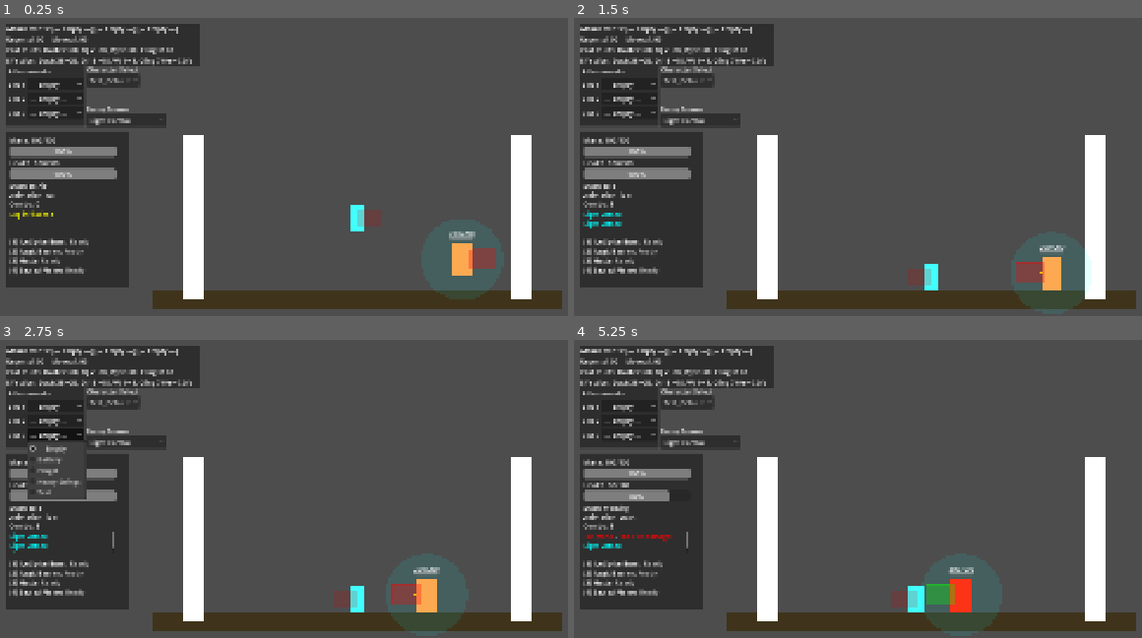
Above: before the commit, frames 1-4 (two rows, left to right).
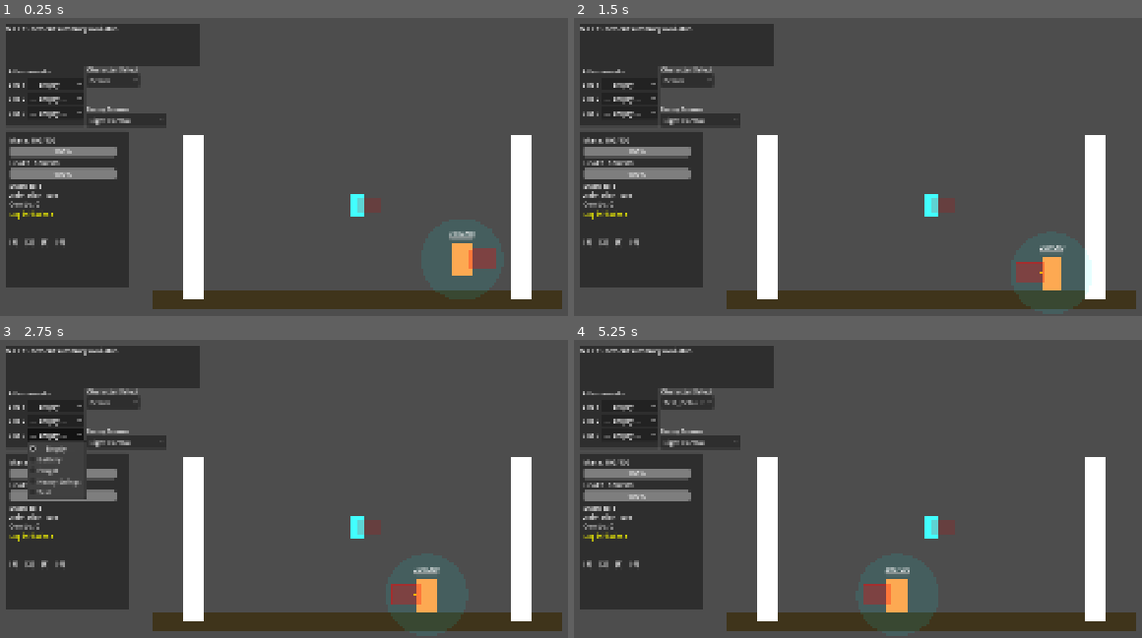
Above: after the commit, the same moments.

Repository: Korasyl/ManaBrawl
Game: Godot game, scene res://scenes/test_environment/test_environment.tscn
Two runs of this game, one before a commit and one after it. Both use one fixed random seed, a clock stepped at 60 frames per second and the inputs below.
Inputs (mouse positions are in pixels of both pictures, inside the frame that each line leads up to):
- Up to frame 1 (0.25 s): no input
- Up to frame 2 (1.5 s): click "— Empty —" at 0.5 s; click "— Empty —" at 1.25 s
- Up to frame 3 (2.75 s): click "— Empty —" at 2 s
- Up to frame 4 (5.25 s): click "Test_Default" (after the commit: "Fervor") at 2.75 s; click "Light Combo" at 3.5 s; move the mouse to (1102, 393) at 4.27 s; press the mouse at (1102, 393) at 4.28 s; hold D (move_right) from 4.28 s (still down); tap W (jump) at 4.52 s; right-click (1102, 393) at 4.55 s; move the mouse to (772, 438) at 5.02 s; release the mouse at (772, 438) at 5.03 s; right-click (772, 438) at 5.1 s

The runs differ from the first frame. In frame 1, 2.6% of the frame differs, in the area x 1-68%, y 2-86%; in frame 2, 3.0%; in frame 3, 3.0%; in frame 4, 4.8%, in the area x 1-71%, y 2-92%.
Error after the commit: Parse Error: Cannot infer the type of "dir" variable because the value doesn't have a set type. (res://characters/player.gd:1364)

Commit message:
Fix Fervor Cauterizing Fire ranged attack and add modular targeted delivery system
The core issue was that handle_ranged_mode() always called fire_projectile()
regardless of mode_type, so Cauterizing Fire fired a 0-damage projectile with
no DOT/HOT instead of using the targeted ranged system.

Bug fixes:
- Dispatch ranged fire by mode_type (free_aim/targeted) in handle_ranged_mode()
- Fix _get_ranged_target_near_cursor() self-exclusion when allow_self=false
- Fix _spawn_spell_scene() extra_ctx merge only happening when target non-null
- Add training dummy to "training_dummy" group, give it StatusEffectManager
  and apply_healing() so DOT/HOT effects can be tested

Modular groundwork for future unique ranged attacks:
- Add targeted_delivery ("apply_at_target"/"projectile") and
  targeted_homing_turn_speed fields to RangedModeData
- Extract _apply_targeted_ranged_effects() helper for reuse by both instant
  and projectile delivery paths
- Add _fire_targeted_ranged_projectile() for homing projectile delivery mode
- Add on_hit Callable and hit_only_homing_target to Projectile for custom
  impact behavior without modifying core projectile logic
- Add targeted mode visual indicator in _draw() (green=ally, red=enemy)

https://claude.ai/code/session_01SChPjX9GVABhxXu9xrWcGW

Diff:
--- a/characters/player.gd
+++ b/characters/player.gd
@@ -1253,7 +1253,14 @@
 
 		# Fire on LMB (only if no spell queued)
 		if Input.is_action_just_pressed("light_attack") and ranged_cooldown_timer <= 0 and queued_spell_index < 0:
-			fire_projectile(mode)
+			match mode.mode_type:
+				"free_aim":
+					fire_projectile(mode)
+				"targeted":
+					if _fire_targeted_ranged(mode):
+						ranged_cooldown_timer = mode.fire_cooldown
+						if debug_hud:
+							debug_hud.log_action("[color=yellow]%s[/color]" % mode.mode_name)
 	else:
 		is_in_ranged_mode = false
 
@@ -1289,6 +1296,8 @@
 	for candidate in candidates:
 		if candidate == null or not is_instance_valid(candidate):
 			continue
+		if candidate == self:
+			continue  # Self-targeting handled separately below via allow_self
 		if not ("team_id" in candidate):
 			continue
 		if not (candidate is Node2D):
@@ -1318,6 +1327,17 @@
 	if (not is_target_ally) and not mode.targeted_affect_enemies:
 		return false
 
+	if mode.targeted_delivery == "projectile":
+		_fire_targeted_ranged_projectile(mode, target)
+	else:
+		_apply_targeted_ranged_effects(mode, target)
+
+	return true
+
+## Apply a targeted ranged mode's burst + DOT/HOT effects to a target.
+## Extracted as a helper so both instant and projectile delivery can use it.
+func _apply_targeted_ranged_effects(mode: RangedModeData, target: Node) -> void:
+	var is_target_ally: bool = is_ally(target)
 	var effect_id: String = mode.targeted_effect_id if mode.targeted_effect_id != "" else mode.mode_name.to_lower().replace(" ", "_")
 	var ctx := {
 		ContextKeys.SOURCE: self,
@@ -1338,7 +1358,29 @@
 		if mode.targeted_dot_duration > 0.0 and mode.targeted_dot_damage_per_second > 0.0 and "status_effects" in target and target.status_effects:
 			target.status_effects.apply_effect(StatusEffect.Type.BURNING, mode.targeted_dot_duration, self, mode.targeted_dot_damage_per_second, effect_id + "_burn")
 
-	return true
+## Fire a homing projectile that delivers targeted ranged mode effects on hit.
+## Used when RangedModeData.targeted_delivery == "projectile".
+func _fire_targeted_ranged_projectile(mode: RangedModeData, target: Node) -> void:
+	var dir := (target.global_position - global_position).normalized()
+	var scene := mode.projectile_scene if mode.projectile_scene else projectile_scene
+	var proj = scene.instantiate()
+	proj.global_position = _get_projectile_spawn_base() + dir * 40
+	proj.direction = dir
+	proj.speed = mode.projectile_speed
+	proj.damage = mode.targeted_burst_damage
+	proj.damage_type = mode.damage_type
+	proj.interrupt_type = mode.interrupt_type
+	proj.source = self
+	proj.team_id = team_id
+	if proj is Projectile:
+		proj.homing_target = target if target is Node2D else null
+		proj.homing_turn_speed = mode.targeted_homing_turn_speed
+		proj.hit_only_homing_target = true
+		proj.on_hit = func(hit_body: Node) -> void:
+			_apply_targeted_ranged_effects(mode, hit_body)
+	get_tree().current_scene.add_child(proj)
+	if proj.has_node("ColorRect"):
+		proj.get_node("ColorRect").color = mode.projectile_color
 
 func _get_projectile_spawn_base() -> Vector2:
 	return global_position + projectile_spawn_offset
@@ -1716,8 +1758,8 @@
 		}
 		if target:
 			ctx[ContextKeys.CAST_TARGET] = target
-			for k in extra_ctx.keys():
-				ctx[k] = extra_ctx[k]
+		for k in extra_ctx.keys():
+			ctx[k] = extra_ctx[k]
 		entity.initialize(ctx)
 
 	get_tree().current_scene.add_child(entity)
@@ -1876,6 +1918,19 @@
 		return
 
 	if is_in_ranged_mode or queued_spell_index >= 0:
+		# Targeted ranged mode: show target indicator instead of aim line
+		if is_in_ranged_mode:
+			var mode := _get_effective_ranged_mode()
+			if mode.mode_type == "targeted":
+				var target := _get_ranged_target_near_cursor(mode.targeted_max_range_from_cursor, mode.targeted_allow_self)
+				if target != null:
+					var target_local := target.global_position - global_position
+					var is_tgt_ally := is_ally(target)
+					var indicator_color := Color(0.3, 1.0, 0.3, 0.6) if is_tgt_ally else Color(1.0, 0.3, 0.3, 0.6)
+					draw_circle(target_local, 18.0, Color(indicator_color.r, indicator_color.g, indicator_color.b, 0.15))
+					draw_arc(target_local, 22.0, 0, TAU, 24, indicator_color, 2.0)
+				return
+
 		var origin_g := _get_projectile_spawn_base()          # global spawn origin (same as projectiles)
 		var origin_l := origin_g - global_position            # convert to local space for _draw()
 
--- a/characters/training_dummy.gd
+++ b/characters/training_dummy.gd
@@ -21,6 +21,9 @@
 ## Team identity (1 = enemy team for demo)
 var team_id: int = 1
 
+## Status effects (needed for DOT/HOT from targeted ranged modes and spells)
+var status_effects: StatusEffectManager
+
 # Stun/Interrupt
 var is_flinched: bool = false
 var is_staggered: bool = false
@@ -74,6 +77,7 @@
 const HEAVY_DAMAGE: float = 20.0
 
 func _ready():
+	add_to_group("training_dummy")
 	attack_hitbox.monitoring = true
 
 	if stats:
@@ -81,6 +85,11 @@
 		update_health_display()
 	else:
 		push_error("No DummyStats assigned to TrainingDummy!")
+
+	# Initialize status effects for DOT/HOT support
+	status_effects = StatusEffectManager.new()
+	add_child(status_effects)
+	status_effects.initialize(self)
 
 	original_color = color_rect.color
 	spawn_position = global_position
@@ -234,6 +243,8 @@
 	attack_cooldown = 0.0
 	dash_timer = 0.0
 	attack_collision.set_deferred("disabled", true)
+	if status_effects:
+		status_effects.clear_all()
 	_update_visual()
 
 func start_behavior() -> void:
@@ -442,6 +453,14 @@
 	for b in bodies:
 		_on_attack_hit(b)
 
+func apply_healing(amount: float, _ctx: Dictionary = {}) -> void:
+	if is_dead or amount <= 0.0:
+		return
+	if stats == null:
+		return
+	current_health = min(current_health + amount, stats.max_health)
+	update_health_display()
+
 func is_ally(other: Node) -> bool:
 	if "team_id" in other:
 		return other.team_id == team_id
@@ -572,6 +591,8 @@
 	current_health = stats.max_health
 	velocity = Vector2.ZERO
 	global_position = spawn_position
+	if status_effects:
+		status_effects.clear_all()
 	update_health_display()
 
 	if behavior_mode == BehaviorMode.BLOCK:
--- a/scripts/combat/projectile.gd
+++ b/scripts/combat/projectile.gd
@@ -20,6 +20,14 @@
 ## Optional homing
 var homing_target: Node2D = null
 var homing_turn_speed: float = 0.0  # radians per second
+
+## If true and homing_target is set, only collide with that specific target (pass through others).
+## Used by targeted ranged mode projectile delivery to avoid hitting unintended bodies.
+var hit_only_homing_target: bool = false
+
+## Optional callback invoked on hitting a valid target. Replaces default take_damage behavior.
+## Signature: func(target: Node) -> void
+var on_hit: Callable = Callable()
 
 
 @onready var collision: CollisionShape2D = $CollisionShape2D
@@ -51,7 +59,6 @@
 	if body == source:
 		return
 
-
 	# Hit walls/destructibles — spawn impact entity if any, then destroy
 	if body is StaticBody2D:
 		if body.has_method("take_damage"):
@@ -63,6 +70,17 @@
 			}
 			body.take_damage(damage, Vector2.ZERO, "none", ctx)
 		_spawn_impact_entity(global_position)
+		queue_free()
+		return
+
+	# Targeted-only projectiles pass through everything except their designated target
+	if hit_only_homing_target and homing_target != null and body != homing_target:
+		return
+
+	# Custom on_hit handler (used by targeted ranged mode projectile delivery)
+	if on_hit.is_valid():
+		on_hit.call(body)
+		_spawn_impact_entity(body.global_position)
 		queue_free()
 		return
 
--- a/scripts/combat/ranged_mode_data.gd
+++ b/scripts/combat/ranged_mode_data.gd
@@ -24,6 +24,12 @@
 @export var targeted_affect_allies: bool = true
 @export var targeted_affect_enemies: bool = true
 
+## Targeted delivery method: how effects reach the target
+## "apply_at_target" = instant application, "projectile" = homing projectile delivers effects on hit
+@export_enum("apply_at_target", "projectile") var targeted_delivery: String = "apply_at_target"
+## Homing turn speed for projectile delivery (radians/sec)
+@export var targeted_homing_turn_speed: float = 8.0
+
 ## Cauterizing Fire-style effects
 @export var targeted_burst_damage: float = 0.0
 @export var targeted_burst_heal: float = 0.0
